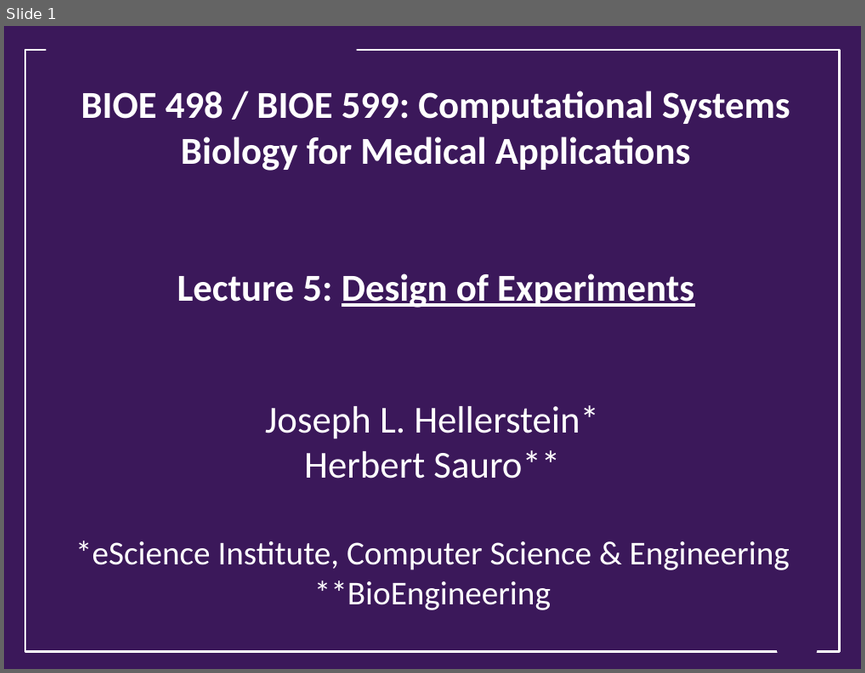
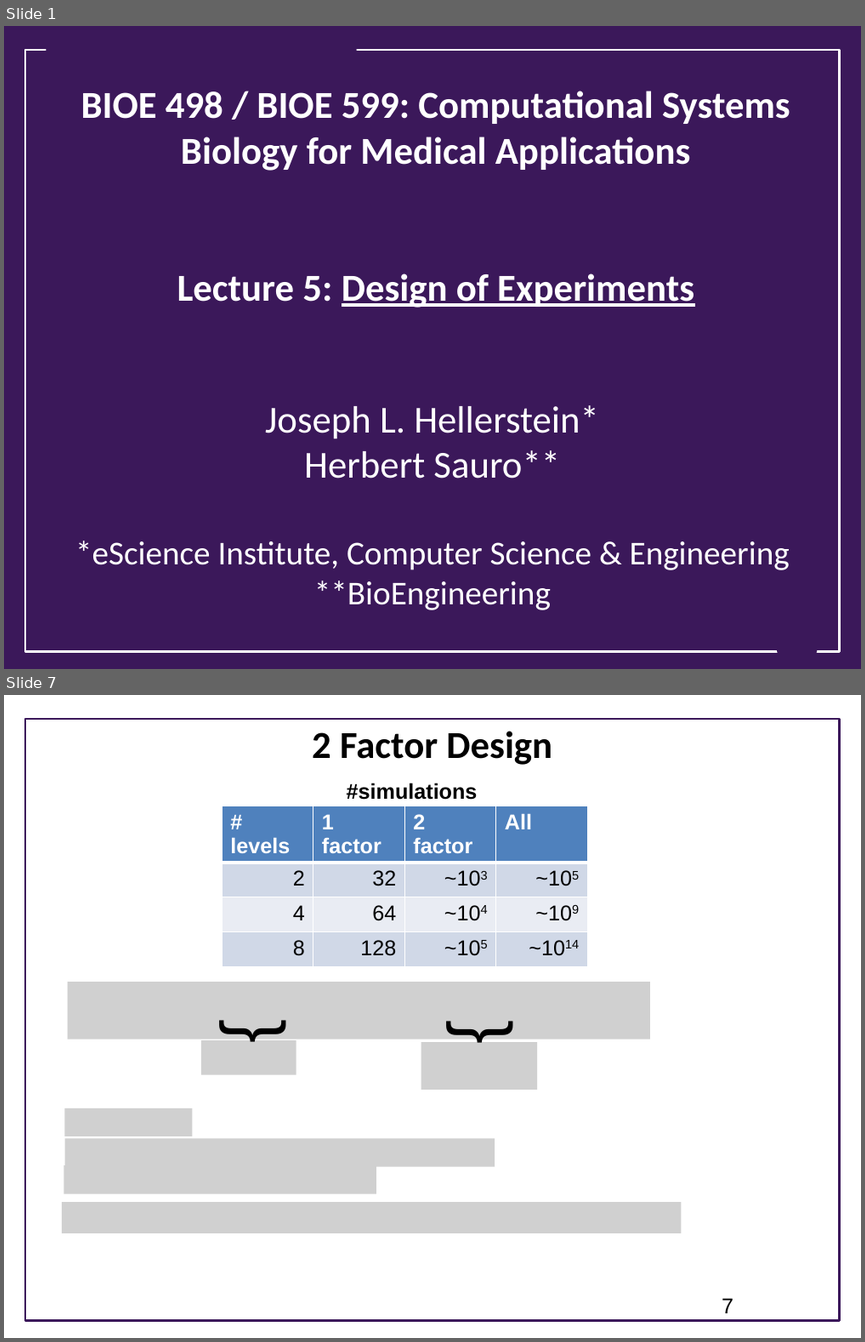
Before and after one commit to ModelEngineering/advancing-biomedical-models, a slide deck: lecture_5/5_design_of_experiments.pptx. Shown one above the other, each under a label of ours: slide 1 before the commit, slides 1 and 7 after it; the slides between them are not shown. The pictures are 865x673 and 865x1342 pixels, drawn with LibreOffice and Linux fonts; fonts in the diff are those of the drawing; grey boxes stand for pictures; background and template pictures are left out. Boxes give left, top, right and bottom in pixels: in the first picture for what was removed or moved away, otherwise in the second. Text is boxed around its words. In the diff, an @@ line names an element or a change of style, - is before the commit and + after.

```diff
--- a/lecture_5/5_design_of_experiments.pptx
+++ b/lecture_5/5_design_of_experiments.pptx
@@ slide 7 added at [4,695,861,1338], background #FFFFFF @@
@@ rectangle added at [25,719,840,1321], outline #3B185A 1.75 pt @@
@@ title added at [312,731,552,765], 32 pt, text #000000, bold @@
+2 Factor Design
@@ text added at [347,783,477,800], 18 pt, text #000000, bold @@
+#simulations
@@ table added at [222,805,588,959], 4 rows, 4 columns @@
+# levels | 1 factor | 2 factor | All
+2 | 32 | ~103 | ~105
+4 | 64 | ~104 | ~109
+8 | 128 | ~105 | ~1014
@@ picture added at [68,982,650,1039] @@
@@ text added at [195,1009,290,1051], 60 pt, text #000000 @@
+{
@@ text added at [422,1010,517,1052], 60 pt, text #000000 @@
+{
@@ picture added at [201,1040,296,1075] @@
@@ picture added at [421,1042,538,1089] @@
@@ picture added at [65,1108,193,1136] @@
@@ picture added at [65,1138,494,1166] @@
@@ picture added at [64,1165,376,1194] @@
@@ picture added at [62,1202,681,1233] @@
@@ page number added at [721,1298,733,1313], 18 pt, text #000000 @@
+7
```
Also in this commit, not shown: 3 slides changed, 3 other slides added.
